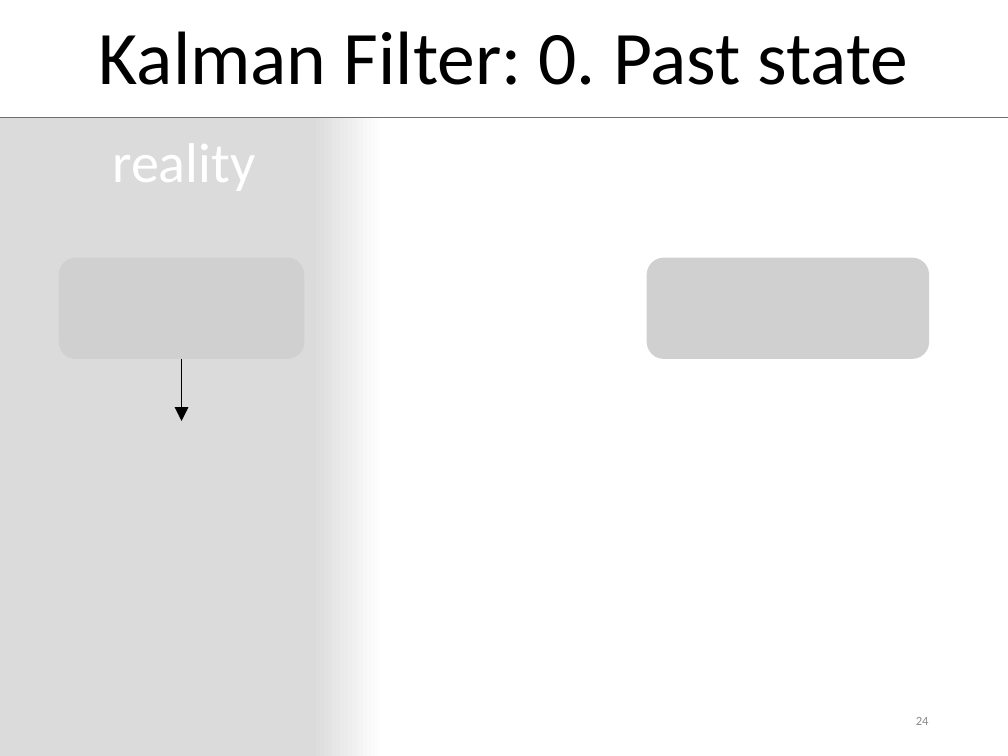
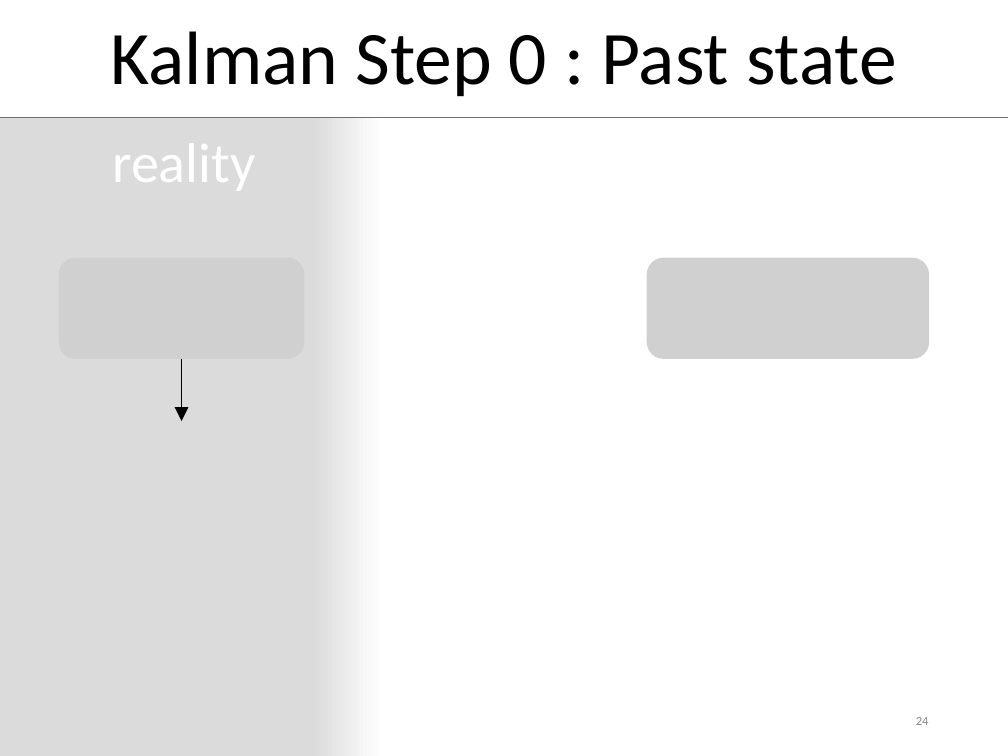
Before and after one commit to MichiHo/flocking, a slide deck: slide 24 of vortrag/ba_seminar_presentation.pptx. Drawn at 1008x756 pixels with LibreOffice and Linux fonts; fonts in the diff are those of the drawing; grey boxes stand for pictures. Boxes give left, top, right and bottom in pixels: in the first picture for what was removed or moved away, otherwise in the second. Text is boxed around its words. In the diff, an @@ line names an element or a change of style, - is before the commit and + after.

```diff
--- a/vortrag/ba_seminar_presentation.pptx
+++ b/vortrag/ba_seminar_presentation.pptx
@@ title at (111,31,897,97): text changed @@
-Kalman Filter: 0. Past state
+Kalman Step 0 : Past state
```
Also in this commit, not shown: 6 other slides changed, 1 slide removed, 10 other files.
